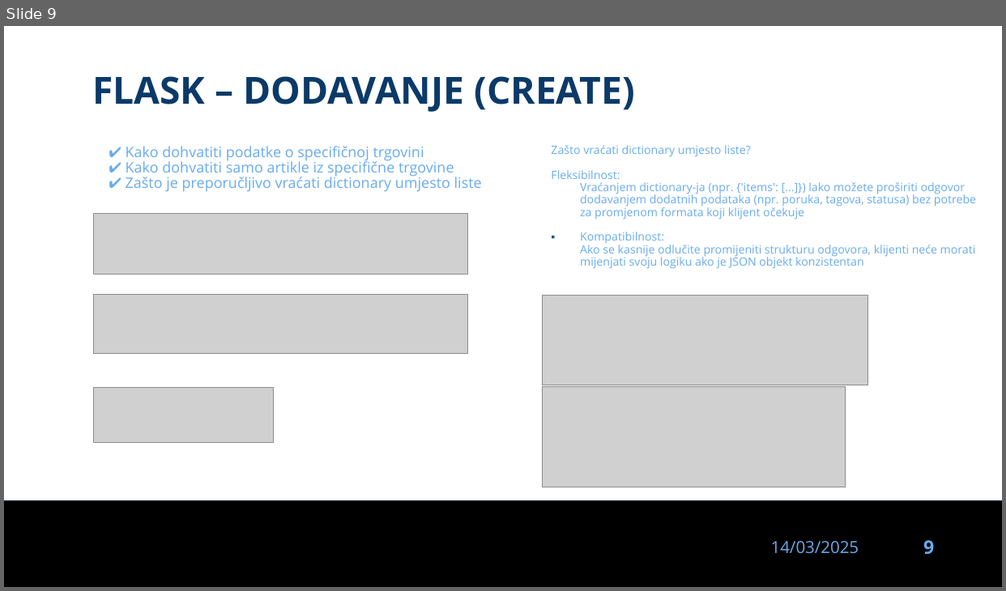
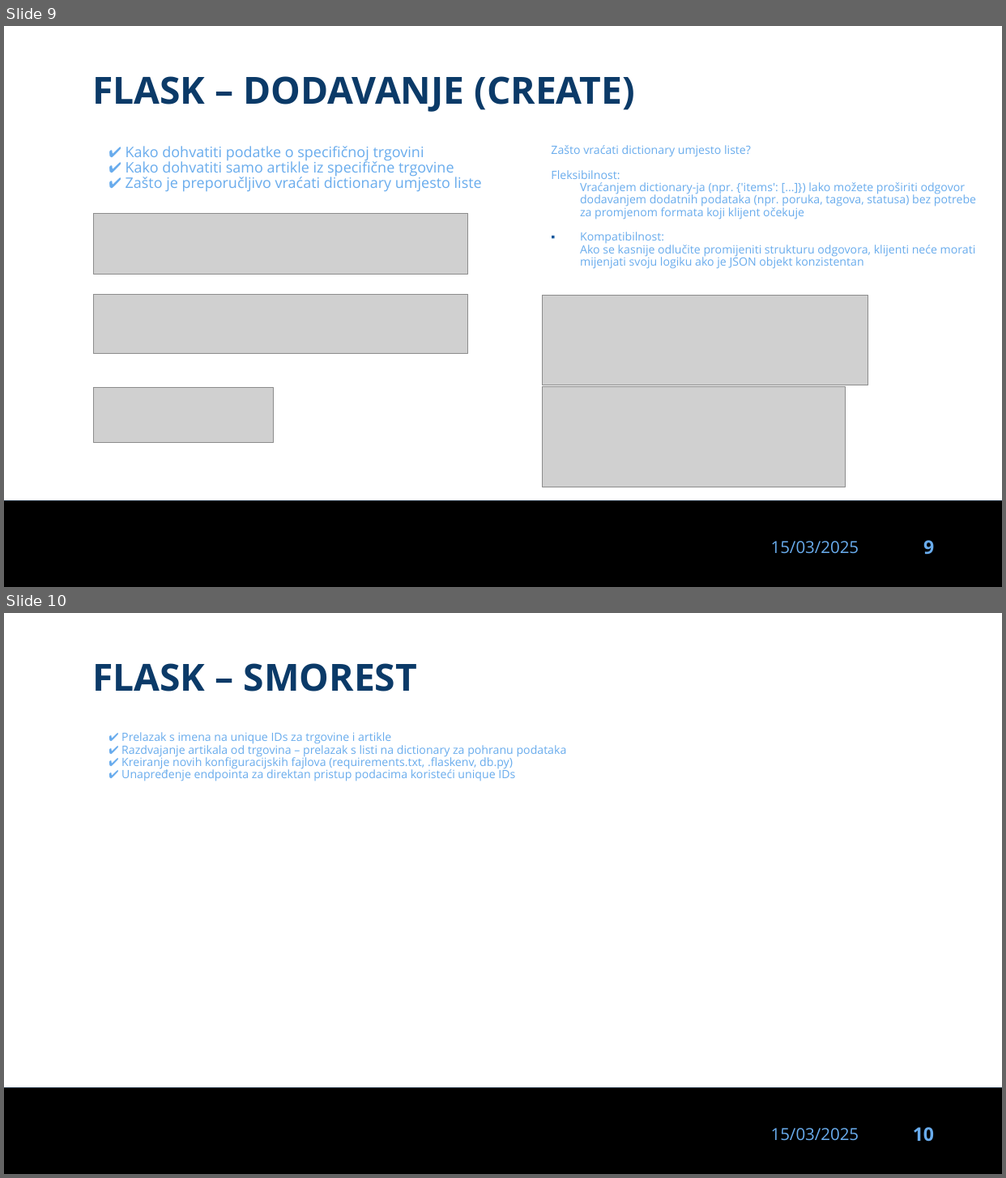
Before and after one commit to dinoDuvnjak/CTK, a slide deck: Bootcamp/flask/flask.pptx. Shown one above the other, each under a label of ours: slide 9 before the commit, slides 9 and 10 after it. The pictures are 1006x591 and 1006x1178 pixels, drawn with LibreOffice and Linux fonts; fonts in the diff are those of the drawing; grey boxes stand for pictures; background and template pictures are left out. Boxes give left, top, right and bottom in pixels: in the first picture for what was removed or moved away, otherwise in the second. Text is boxed around its words. In the diff, an @@ line names an element or a change of style, - is before the commit and + after.

Commit message:
flask wip 2

```diff
--- a/Bootcamp/flask/flask.pptx
+++ b/Bootcamp/flask/flask.pptx
@@ slide 10 added at (4, 613, 1002, 1174), background #FFFFFF; not listed: 3 template elements that a slide beside it also shows @@
@@ text added at (92, 663, 417, 692), 36 pt, text #0B3A68, bold @@
+FLASK – SMOREST
@@ text added at (121, 732, 567, 781), 11 pt, text #69ACED @@
+✔ Prelazak s imena na unique IDs za trgovine i artikle
+✔ Razdvajanje artikala od trgovina – prelazak s listi na dictionary za pohranu podataka
+✔ Kreiranje novih konfiguracijskih fajlova (requirements.txt, .flaskenv, db.py)
+✔ Unapređenje endpointa za direktan pristup podacima koristeći unique IDs
@@ slide 9 changed as well @@
@@ text at (771, 541, 859, 554): text changed @@
-14/03/2025
+15/03/2025
```
Also in this commit, not shown: 9 other slides changed, 3 slides removed.
